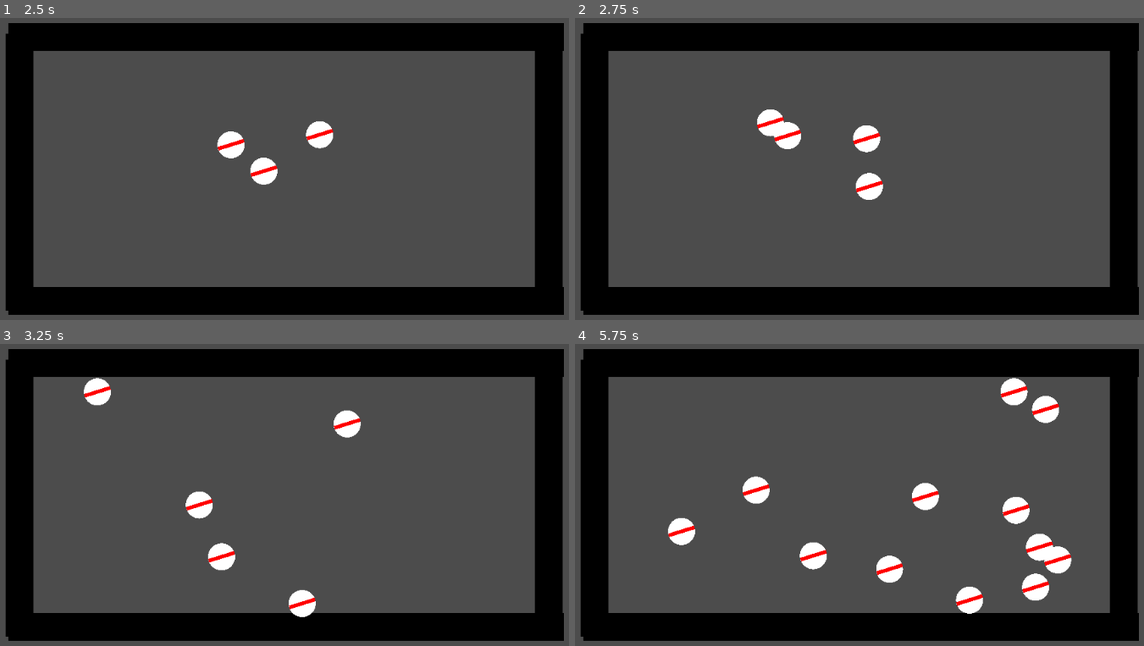
Above: before the commit, frames 1-4 (two rows, left to right).
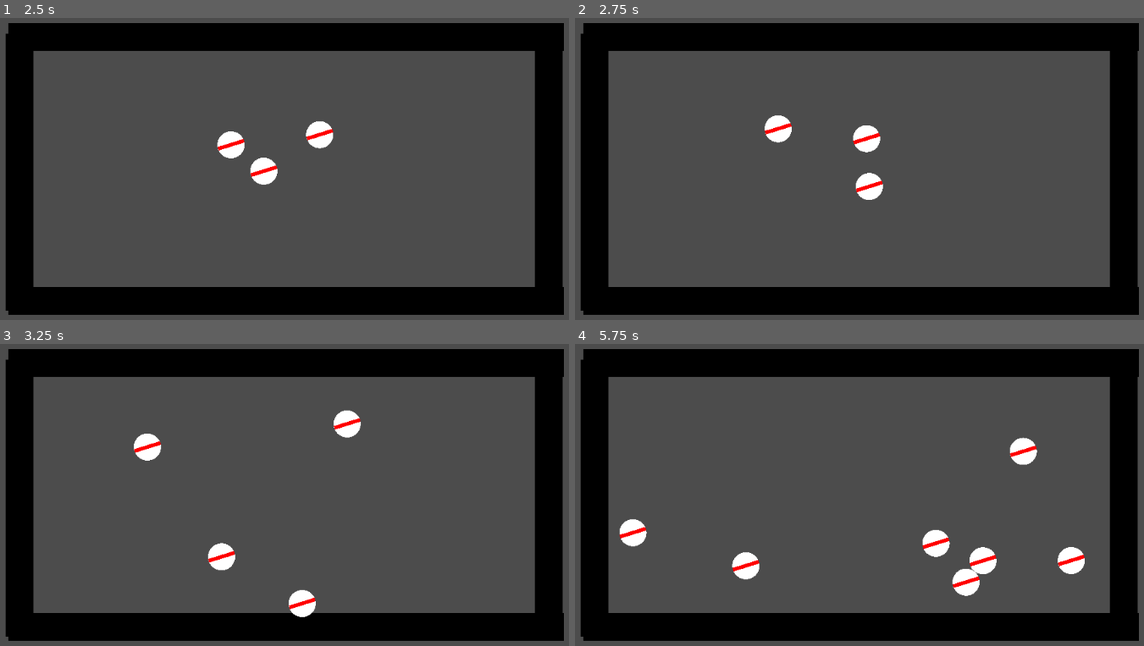
Above: after the commit, the same moments.

Repository: xBLACKxSNAKEx/Pang
Game: Godot game, scene res://Scenes/Game.tscn
Same seed, same stepped clock (60 frames per second), same inputs: the game is played once before the commit and once after it.
Inputs (mouse positions are in pixels of both pictures, inside the frame that each line leads up to):
- Up to frame 1 (2.5 s): tap Enter at 0.5 s; move the mouse to (432, 150) at 0.52 s; click (432, 150) at 0.67 s; move the mouse to (147, 190) at 1.27 s; click (147, 190) at 1.42 s; move the mouse to (352, 84) at 2.02 s; click (352, 84) at 2.17 s
- Up to frame 2 (2.75 s): no input
- Up to frame 3 (3.25 s): move the mouse to (250, 576) at 2.77 s; click (250, 576) at 2.92 s
- Up to frame 4 (5.75 s): move the mouse to (1058, 555) at 3.52 s; click (1058, 555) at 3.67 s; move the mouse to (654, 437) at 4.27 s; click (654, 437) at 4.42 s; move the mouse to (893, 495) at 5.02 s; click (893, 495) at 5.17 s

Frame 1 is identical in both runs. In frame 2, 0.5% of the frame differs, in the area x 31-40%, y 30-44%; in frame 3, 1.0%; in frame 4, 6.3%, in the area x 7-90%, y 11-90%.

Commit message:
Usunięcie funkcji testowej do podziału kulki

Diff:
--- a/Scripts/Ball.gd
+++ b/Scripts/Ball.gd
@@ -10,10 +10,8 @@
 
 var i = 0
 # Called every frame. 'delta' is the elapsed time since the previous frame.
-func _process(delta):
-	if OS.get_ticks_msec() - start_time > 2000 and d != 0:
-		split()
-	pass
+#func _process(delta):
+#	pass
 
 func split():
 	d-=1
